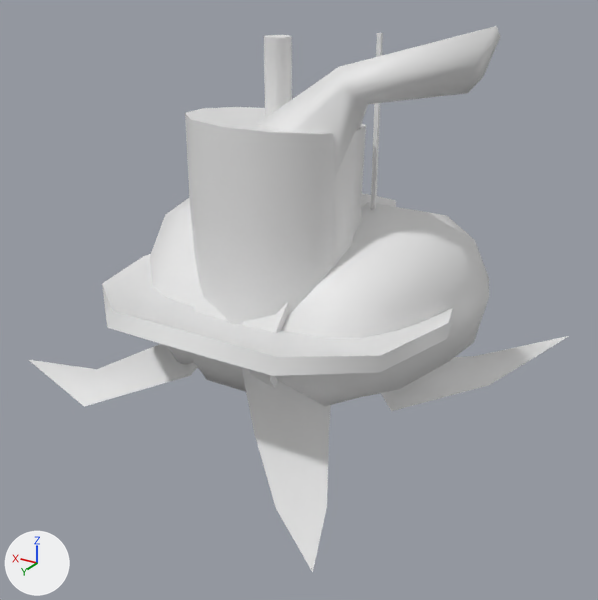
The FBX model GGJ19/Assets/Art/Meshes/ThrowableObject/SM_Radio.fbx, before and after one commit.
Both versions are drawn from a 50 mm lens placed at (-4.98, 7.86, 3.91), pointed at (-0.03, -0.39, -0.21). Arrows for +X, +Y and +Z are at lower left; the lights stay in place.

The first picture shows 'Banana', 'Radio', 'Tophat', 'WineBottle'.
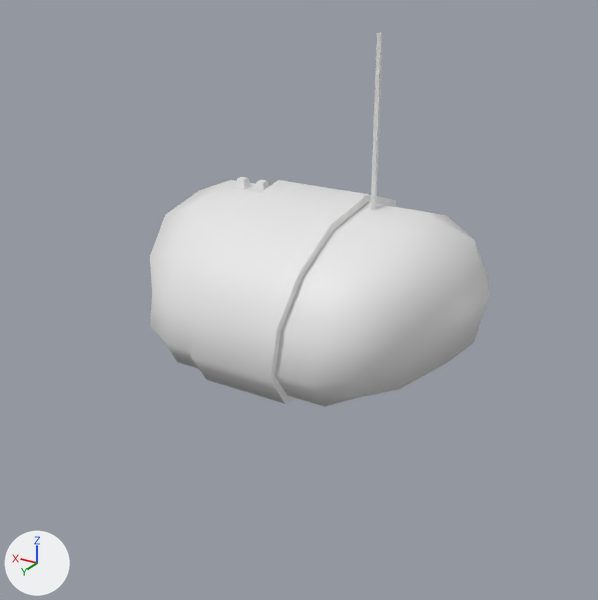
What differs and where, as boxes (x1, y1, x2, y2) in the pictures (598 x 600 px):
'Tophat', deleted
    before: (102, 107, 453, 376)
'Banana', deleted
    before: (29, 26, 568, 572)
'WineBottle', deleted
    before: (264, 35, 292, 118)

The change, as a diff of the scene's bpy script:
```diff
--- a/GGJ19/Assets/Art/Meshes/ThrowableObject/SM_Radio.fbx.py
+++ b/GGJ19/Assets/Art/Meshes/ThrowableObject/SM_Radio.fbx.py
@@ ob_banana @@
-ob_banana = bpy.data.objects.new('Banana', me_circle_002)
-ob_banana.location = (0.0, 0.0, 0.0)
@@ ob_winebottle @@
-ob_winebottle = bpy.data.objects.new('WineBottle', me_circle_001)
-ob_winebottle.location = (0.0, 0.0, 0.0)
@@ ob_tophat @@
-ob_tophat = bpy.data.objects.new('Tophat', me_circle)
-ob_tophat.location = (0.0, 0.0, 0.0)
```
